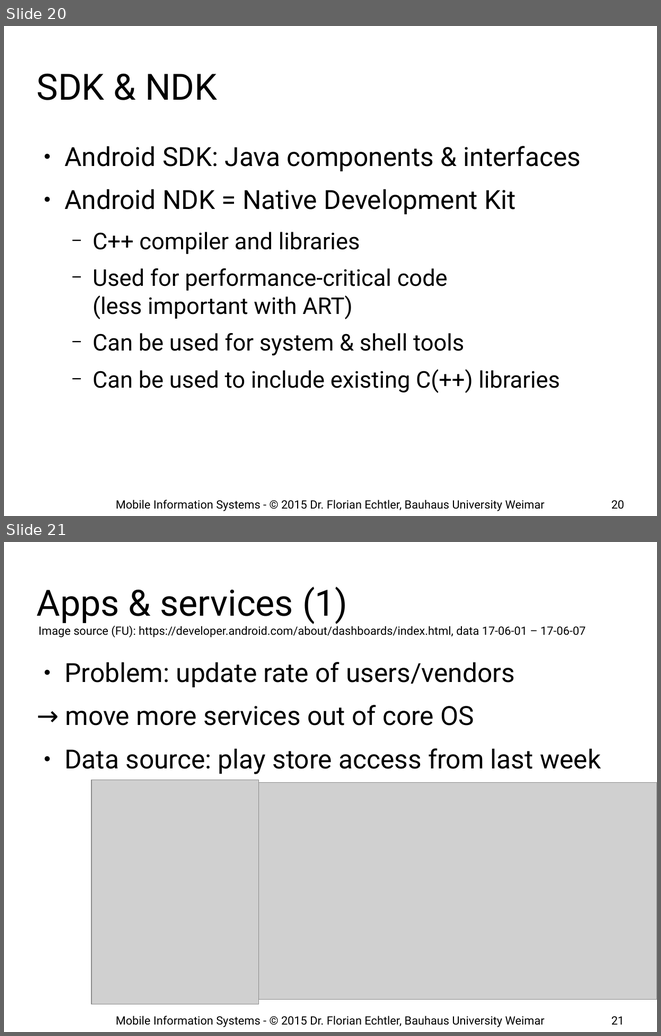
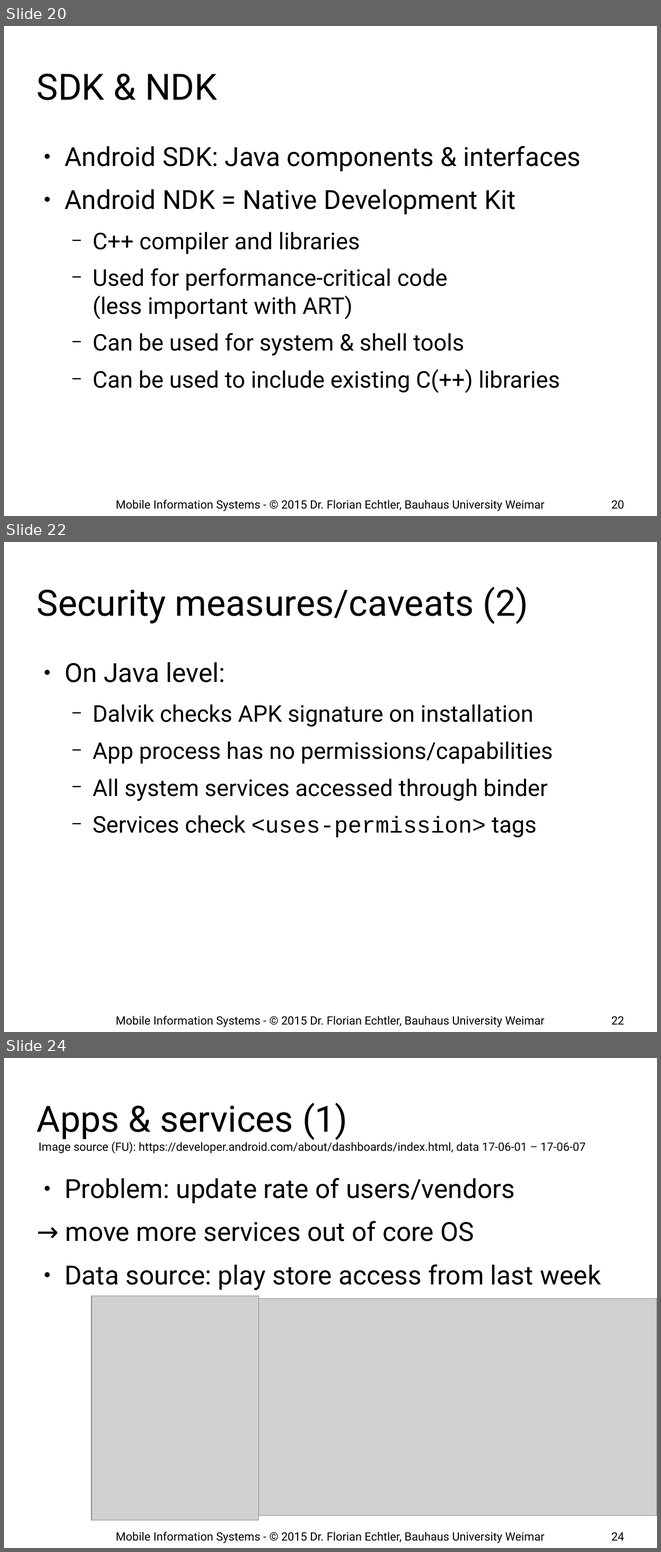
Before and after one commit to floe/mobile-information-systems, a slide deck: 10-android-internals.odp. Shown one above the other, each under a label of ours: slides 20 and 21 before the commit, slides 20, 22 and 24 after it; the slides between them are not shown. The pictures are 661x1036 and 661x1552 pixels, drawn with LibreOffice and Linux fonts; fonts in the diff are those of the drawing; grey boxes stand for pictures; background and template pictures are left out. Boxes give left, top, right and bottom in pixels: in the first picture for what was removed or moved away, otherwise in the second. Text is boxed around its words. In the diff, an @@ line names an element or a change of style, - is before the commit and + after.

```diff
--- a/10-android-internals.odp
+++ b/10-android-internals.odp
@@ slide 22 added at box(4, 542, 657, 1032), background #FFFFFF @@
@@ title added at box(37, 587, 528, 624), 44 pt, text #000000 @@
+Security measures/caveats (2)
@@ text added at box(64, 662, 553, 837), 28 pt, text #000000 @@
+● On Java level:
+  − Dalvik checks APK signature on installation
+  − App process has no permissions/capabilities
+  − All system services accessed through binder
+  − Services check <uses-permission> tags
@@ text added at box(116, 1015, 545, 1027), 14 pt, text #000000 @@
+Mobile Information Systems - © 2015 Dr. Florian Echtler, Bauhaus University Weimar
@@ page number added at box(611, 1016, 624, 1024), 14 pt, text #000000 @@
+22
@@ what was slide 21 is now slide 24 @@
@@ page number at box(611, 1532, 624, 1540): text changed @@
-21
+24
```
Also in this commit, not shown: 2 slides changed, 2 other slides added.
